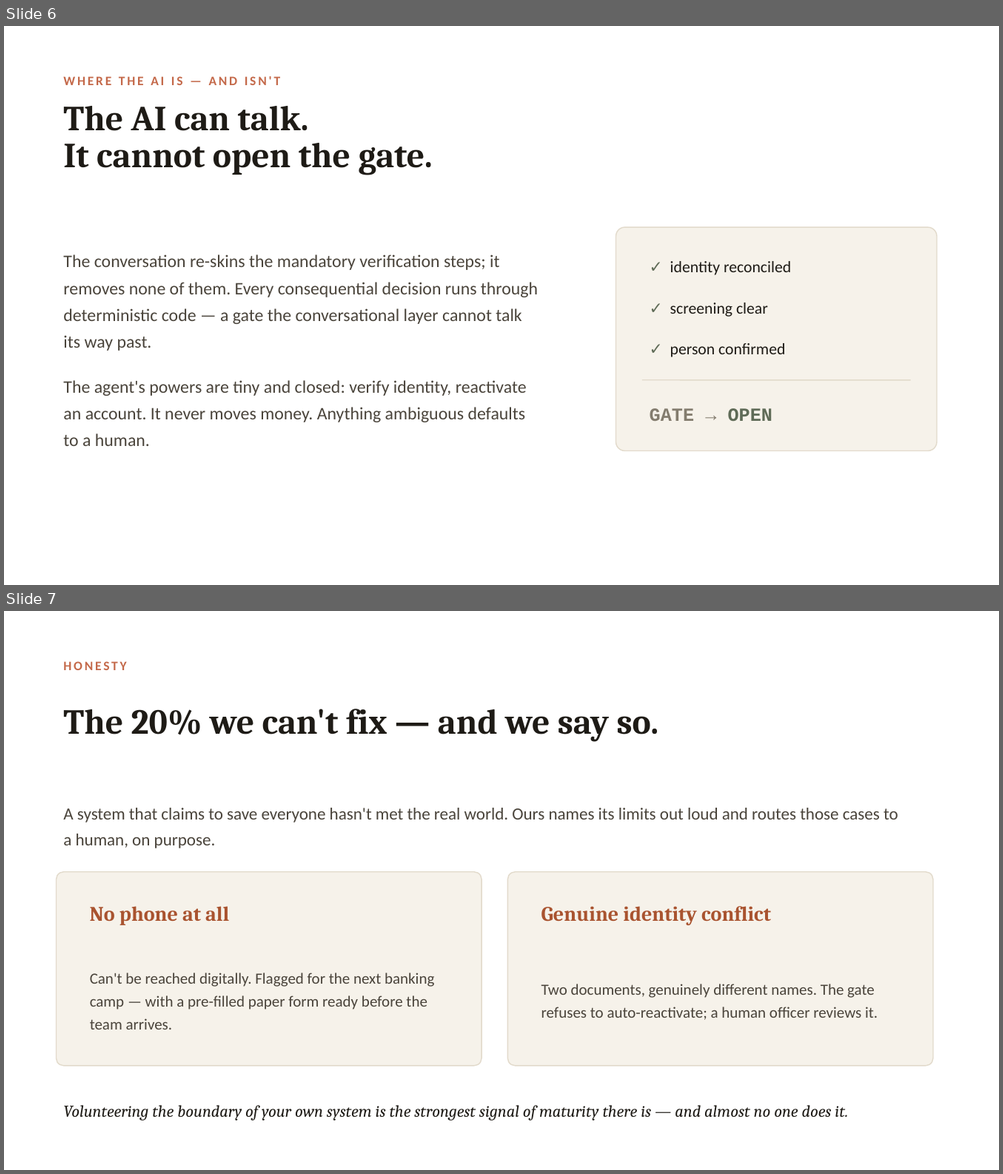
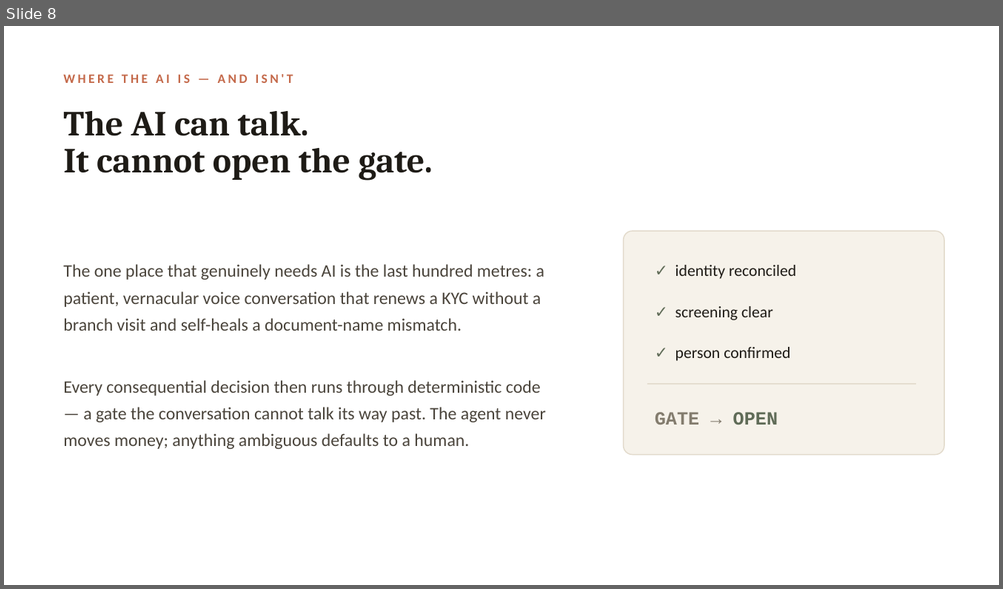
Before and after one commit to mahakchoradia19-droid/nischay-sbi, a slide deck: docs/Nischay_SBI_Hackathon.pptx. Shown one above the other, each under a label of ours: slides 6 and 7 before the commit, slide 8 after it. The pictures are 1003x1174 and 1003x589 pixels, drawn with LibreOffice and Linux fonts; fonts in the diff are those of the drawing. Boxes give left, top, right and bottom in pixels: in the first picture for what was removed or moved away, otherwise in the second. Text is boxed around its words. In the diff, an @@ line names an element or a change of style, - is before the commit and + after.

```diff
--- a/docs/Nischay_SBI_Hackathon.pptx
+++ b/docs/Nischay_SBI_Hackathon.pptx
@@ slide 7 removed at [4, 611, 999, 1170], background #FFFFFF @@
@@ text removed at [63, 661, 126, 670] @@
-HONESTY
@@ text removed at [63, 709, 659, 742] @@
-The 20% we can't fix — and we say so.
@@ text removed at [63, 808, 898, 849] @@
-A system that claims to save everyone hasn't met the real world. Ours names its limits out loud and routes those cases to a human, on purpose.
@@ rounded rectangle removed at [57, 872, 481, 1066] @@
@@ rounded rectangle removed at [508, 872, 933, 1066] @@
@@ text removed at [90, 906, 229, 925] @@
-No phone at all
@@ text removed at [541, 906, 771, 925] @@
-Genuine identity conflict
@@ text removed at [90, 973, 434, 1030] @@
-Can't be reached digitally. Flagged for the next banking camp — with a pre-filled paper form ready before the team arrives.
@@ text removed at [541, 984, 877, 1020] @@
-Two documents, genuinely different names. The gate refuses to auto-reactivate; a human officer reviews it.
@@ text removed at [63, 1105, 848, 1121] @@
-Volunteering the boundary of your own system is the strongest signal of maturity there is — and almost no one does it.
@@ what was slide 6 is now slide 8 @@
@@ slide 8 changed as well @@
@@ text "WHERE THE AI IS — ..." at [63, 74, 293, 83]: letter spacing 2 to 2.5 pt @@
@@ text "The AI can talk." at [63, 111, 432, 180]: line spacing 35.7pt to 35.4pt @@
@@ rounded rectangle: place and size @@
-rounded rectangle at [616, 227, 936, 452]
+rounded rectangle at [623, 231, 944, 455]
@@ text at [63, 264, 544, 331]: text changed @@
-The conversation re-skins the mandatory verification steps; it removes none of them. Every consequential decision runs through deterministic code — a gate the conversational layer cannot talk its way past.
+The one place that genuinely needs AI is the last hundred metres: a patient, vernacular voice conversation that renews a KYC without a branch visit and self-heals a document-name mismatch.
@@ text at [63, 380, 546, 449]: text changed @@
-The agent's powers are tiny and closed: verify identity, reactivate an account. It never moves money. Anything ambiguous defaults to a human.
+Every consequential decision then runs through deterministic code — a gate the conversation cannot talk its way past. The agent never moves money; anything ambiguous defaults to a human.
@@ 4 texts, 1 line: place and size @@
-4 texts, 1 line at [642, 261, 910, 421]
+4 texts, 1 line at [647, 265, 916, 425]
```
Also in this commit, not shown: 5 other slides changed, 6 slides added, 5 other slides removed, 8 other files.
